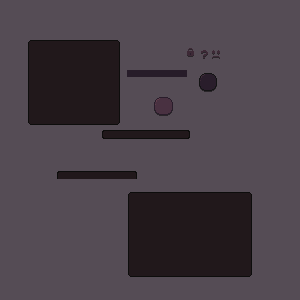
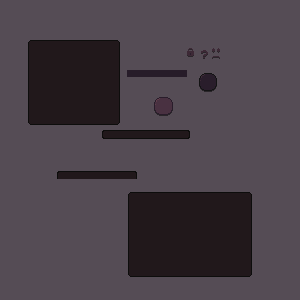
Layers edited between the first and the second 300 × 300 image:
painted on "InventorySlotSadIcon.png" over [212, 48, 220, 55]
